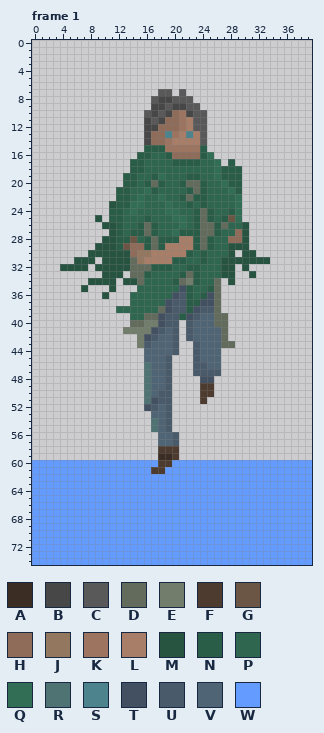
Pixel-art file -- Todo/Arte/Player/Running front.ase. The picture above was drawn from the file before the commit.
40x75 pixels, 5 frames. Colours within 5 levels of each other are drawn and written as one. Shown: frame 1. The commit also changed other frames, which this record leaves out.
Palette (. is transparent): A #3b2d24  B #474747  C #595959  D #626b5c  E #727d6b  F #4d3b2f  G #6b5646  H #8f6c5a  J #94775f  K #9c7460  L #a87e68  M #265441  N #2a5d48  P #2e664f  Q #316e55  R #4f7373  S #4d838c  T #435061  U #495b6b  V #4f6575  W #639bff
After the commit:
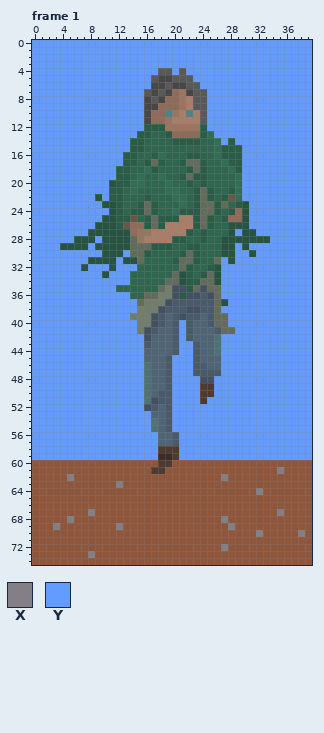
Colours new in this view: X #847e87  Y #639bff
The edit:
@@ palette @@
-W #639bff
+W #8f563b
--- frame 1
@@ x 0..39 @@
- 0 ........................................
- 1 ........................................
- 2 ........................................
- 3 ........................................
- 4 ........................................
- 5 ........................................
- 6 ........................................
- 7 ..................CC.C..................
- 8 .................CBBCCC.................
- 9 .................BBCBBCC................
-10 ................CBCBHKBCC...............
-11 ................BCBHHKLCC...............
-12 ................BBHHHKLCC...............
-13 ................BHHSKLSLC...............
-14 ................BHHKLLLLC...............
-15 ................NNNKKKKKN...............
-16 ...............NNPPNHHHHNQ..............
-17 ..............NNPPPPNNNNPPQ.N...........
-18 ..............NNPPPPPPPPPPQNNN..........
-19 .............NNPPNQPPPNNPPQNNN..........
-20 .............NNPNDNPPNDDNPPQNN..........
-21 ............NNPPQNPPPPNDNPPPQN..........
-22 ............NNPQPPQPPNDNNPPPPQ..........
-23 ...........MNNQQPPPQPPNPNPPPPQ..........
-24 ...........NNPQPPPPQQPPNDNPPNQ..........
-25 .........M.NNPPPNPPPQQPNDNPNGQ..........
-26 ..........MMNPPNDNPPPQPNDDNDPPM.........
-27 ...........MNPNNDNPPQNNNDDNPPHM.........
-28 ..........MMNNGPNDNNNLLNDNPPHHM.........
-29 .........MMMNGHHNDNLLLLNDNPPMMM.........
-30 ........MMMMMMHJJLLLLLNPNPPPM.MM........
-31 ......MMM.MMMMDJLLLLNNPPNPPMMMMMMM......
-32 ....MMMM.MMMMMDDDNNNPPNNPPPMM.M.........
-33 ..........MMM.DDNPPPPNDNPPPMM..M........
-34 ........MMMM.MMDPPPPNDENPPD.M...........
-35 .......M...M...PPPPPPTNPPND.............
-36 ..........M...PPPPPPTUNPNTD.............
-37 ..............PPPPPTUUNNTTD.............
-38 ............PPPPPPDTUUNTUUD.............
-39 ..............PPDDTUUNTUVVDD............
-40 ..............DDEETUU.UVVVDD............
-41 .............EEEETUVU.UVVVVD............
-42 ...............ETUVVU.UVVVVD............
-43 ...............EUVVVU..UVVVDD...........
-44 ................VVVVU..UVVV.............
-45 ................VVVU...UVVV.............
-46 ................RVVU...UUVV.............
-47 ................RVVU...UUUU.............
-48 ................RVVU....TT..............
-49 ................RVVU....FF..............
-50 ................RVUU....FF..............
-51 ................RTUU....F...............
-52 ................TUVU....................
-53 .................VVU....................
-54 .................RVU....................
-55 .................RVU....................
-56 ..................VVU...................
-57 ..................VVU...................
-58 ..................FFF...................
-59 ..................AAF...................
+ 0 YYYYYYYYYYYYYYYYYYYYYYYYYYYYYYYYYYYYYYYY
+ 1 YYYYYYYYYYYYYYYYYYYYYYYYYYYYYYYYYYYYYYYY
+ 2 YYYYYYYYYYYYYYYYYYYYYYYYYYYYYYYYYYYYYYYY
+ 3 YYYYYYYYYYYYYYYYYYYYYYYYYYYYYYYYYYYYYYYY
+ 4 YYYYYYYYYYYYYYYYYYCCYCYYYYYYYYYYYYYYYYYY
+ 5 YYYYYYYYYYYYYYYYYCBBCCCYYYYYYYYYYYYYYYYY
+ 6 YYYYYYYYYYYYYYYYYBBCBBCCYYYYYYYYYYYYYYYY
+ 7 YYYYYYYYYYYYYYYYCBCBHKBCCYYYYYYYYYYYYYYY
+ 8 YYYYYYYYYYYYYYYYBCBHHKLCCYYYYYYYYYYYYYYY
+ 9 YYYYYYYYYYYYYYYYBBHHHKLCCYYYYYYYYYYYYYYY
+10 YYYYYYYYYYYYYYYYBHHSKLSLCYYYYYYYYYYYYYYY
+11 YYYYYYYYYYYYYYYYBHHKLLLLCYYYYYYYYYYYYYYY
+12 YYYYYYYYYYYYYYYYNNNKKKKKNYYYYYYYYYYYYYYY
+13 YYYYYYYYYYYYYYYNNPPNHHHHNQYYYYYYYYYYYYYY
+14 YYYYYYYYYYYYYYNNPPPPNNNNPPQYNYYYYYYYYYYY
+15 YYYYYYYYYYYYYYNNPPPPPPPPPPQNNNYYYYYYYYYY
+16 YYYYYYYYYYYYYNNPPNQPPPNNPPQNNNYYYYYYYYYY
+17 YYYYYYYYYYYYYNNPNDNPPNDDNPPQNNYYYYYYYYYY
+18 YYYYYYYYYYYYNNPPQNPPPPNDNPPPQNYYYYYYYYYY
+19 YYYYYYYYYYYYNNPQPPQPPNDNNPPPPQYYYYYYYYYY
+20 YYYYYYYYYYYMNNQQPPPQPPNPNPPPPQYYYYYYYYYY
+21 YYYYYYYYYYYNNPQPPPPQQPPNDNPPNQYYYYYYYYYY
+22 YYYYYYYYYMYNNPPPNPPPQQPNDNPNGQYYYYYYYYYY
+23 YYYYYYYYYYMMNPPNDNPPPQPNDDNDPNMYYYYYYYYY
+24 YYYYYYYYYYYMNPNNDNPPQNNNDDNPNHMYYYYYYYYY
+25 YYYYYYYYYYMMNNGPNDNNNLLNDNPNHHMYYYYYYYYY
+26 YYYYYYYYYMMMNGHHNDNLLLLNDNPPMMMYYYYYYYYY
+27 YYYYYYYYMMMMMMHJJLLLLLNPNPPPMYMMYYYYYYYY
+28 YYYYYYMMMYMMMMDJLLLLNNPPNPPMMMMMMMYYYYYY
+29 YYYYMMMMYMMMMMDDDNNNPPNNPPPMMYMYYYYYYYYY
+30 YYYYYYYYYYMMMYDDNPPPPNDNPPPMMYYMYYYYYYYY
+31 YYYYYYYYMMMMYMMDPPPPNDDNPPDYMYYYYYYYYYYY
+32 YYYYYYYMYYYMYYYPPPPPPDNPPNMYYYYYYYYYYYYY
+33 YYYYYYYYYYMYYYPPPPPPDMNPNDMYYYYYYYYYYYYY
+34 YYYYYYYYYYYYYYPPPPPDDMNNDDMYYYYYYYYYYYYY
+35 YYYYYYYYYYYYPPPPPPDETTNDTDDYYYYYYYYYYYYY
+36 YYYYYYYYYYYYYYPPDDEETNTTUTDYYYYYYYYYYYYY
+37 YYYYYYYYYYYYYYYDEEETUUUUUUDMYYYYYYYYYYYY
+38 YYYYYYYYYYYYYYYEEETUUUTTUUDYYYYYYYYYYYYY
+39 YYYYYYYYYYYYYYEEETUVUTUUVUDDYYYYYYYYYYYY
+40 YYYYYYYYYYYYYYYEETUVUYUVVUDDYYYYYYYYYYYY
+41 YYYYYYYYYYYYYYYETUVVUYUVVVUDDYYYYYYYYYYY
+42 YYYYYYYYYYYYYYYYTVVVUYUVVVRYYYYYYYYYYYYY
+43 YYYYYYYYYYYYYYYYUVVVUYYUVVRYYYYYYYYYYYYY
+44 YYYYYYYYYYYYYYYYVVVVUYYUVVRYYYYYYYYYYYYY
+45 YYYYYYYYYYYYYYYYVVVUYYYUVVVYYYYYYYYYYYYY
+46 YYYYYYYYYYYYYYYYRVVUYYYUUVVYYYYYYYYYYYYY
+47 YYYYYYYYYYYYYYYYRVVUYYYUUUUYYYYYYYYYYYYY
+48 YYYYYYYYYYYYYYYYRVVUYYYYTTYYYYYYYYYYYYYY
+49 YYYYYYYYYYYYYYYYRVVUYYYYFFYYYYYYYYYYYYYY
+50 YYYYYYYYYYYYYYYYRVUUYYYYFFYYYYYYYYYYYYYY
+51 YYYYYYYYYYYYYYYYRTUUYYYYFYYYYYYYYYYYYYYY
+52 YYYYYYYYYYYYYYYYTUVUYYYYYYYYYYYYYYYYYYYY
+53 YYYYYYYYYYYYYYYYYVVUYYYYYYYYYYYYYYYYYYYY
+54 YYYYYYYYYYYYYYYYYRVUYYYYYYYYYYYYYYYYYYYY
+55 YYYYYYYYYYYYYYYYYRVUYYYYYYYYYYYYYYYYYYYY
+56 YYYYYYYYYYYYYYYYYYVVUYYYYYYYYYYYYYYYYYYY
+57 YYYYYYYYYYYYYYYYYYVVUYYYYYYYYYYYYYYYYYYY
+58 YYYYYYYYYYYYYYYYYYFFFYYYYYYYYYYYYYYYYYYY
+59 YYYYYYYYYYYYYYYYYYAAFYYYYYYYYYYYYYYYYYYY
 60 WWWWWWWWWWWWWWWWWWFFWWWWWWWWWWWWWWWWWWWW
-61 WWWWWWWWWWWWWWWWWFFWWWWWWWWWWWWWWWWWWWWW
-62 WWWWWWWWWWWWWWWWWWWWWWWWWWWWWWWWWWWWWWWW
-63 WWWWWWWWWWWWWWWWWWWWWWWWWWWWWWWWWWWWWWWW
-64 WWWWWWWWWWWWWWWWWWWWWWWWWWWWWWWWWWWWWWWW
+61 WWWWWWWWWWWWWWWWWFFWWWWWWWWWWWWWWWWXWWWW
+62 WWWWWXWWWWWWWWWWWWWWWWWWWWWXWWWWWWWWWWWW
+63 WWWWWWWWWWWWXWWWWWWWWWWWWWWWWWWWWWWWWWWW
+64 WWWWWWWWWWWWWWWWWWWWWWWWWWWWWWWWXWWWWWWW
 65 WWWWWWWWWWWWWWWWWWWWWWWWWWWWWWWWWWWWWWWW
 66 WWWWWWWWWWWWWWWWWWWWWWWWWWWWWWWWWWWWWWWW
-67 WWWWWWWWWWWWWWWWWWWWWWWWWWWWWWWWWWWWWWWW
-68 WWWWWWWWWWWWWWWWWWWWWWWWWWWWWWWWWWWWWWWW
-69 WWWWWWWWWWWWWWWWWWWWWWWWWWWWWWWWWWWWWWWW
-70 WWWWWWWWWWWWWWWWWWWWWWWWWWWWWWWWWWWWWWWW
+67 WWWWWWWWXWWWWWWWWWWWWWWWWWWWWWWWWWWXWWWW
+68 WWWWWXWWWWWWWWWWWWWWWWWWWWWXWWWWWWWWWWWW
+69 WWWXWWWWWWWWXWWWWWWWWWWWWWWWXWWWWWWWWWWW
+70 WWWWWWWWWWWWWWWWWWWWWWWWWWWWWWWWXWWWWWXW
 71 WWWWWWWWWWWWWWWWWWWWWWWWWWWWWWWWWWWWWWWW
-72 WWWWWWWWWWWWWWWWWWWWWWWWWWWWWWWWWWWWWWWW
-73 WWWWWWWWWWWWWWWWWWWWWWWWWWWWWWWWWWWWWWWW
+72 WWWWWWWWWWWWWWWWWWWWWWWWWWWXWWWWWWWWWWWW
+73 WWWWWWWWXWWWWWWWWWWWWWWWWWWWWWWWWWWWWWWW
 74 WWWWWWWWWWWWWWWWWWWWWWWWWWWWWWWWWWWWWWWW
Pixel boxes of the changes (left, top, right, bottom) in both pictures:
changed: (32, 40, 312, 565)
